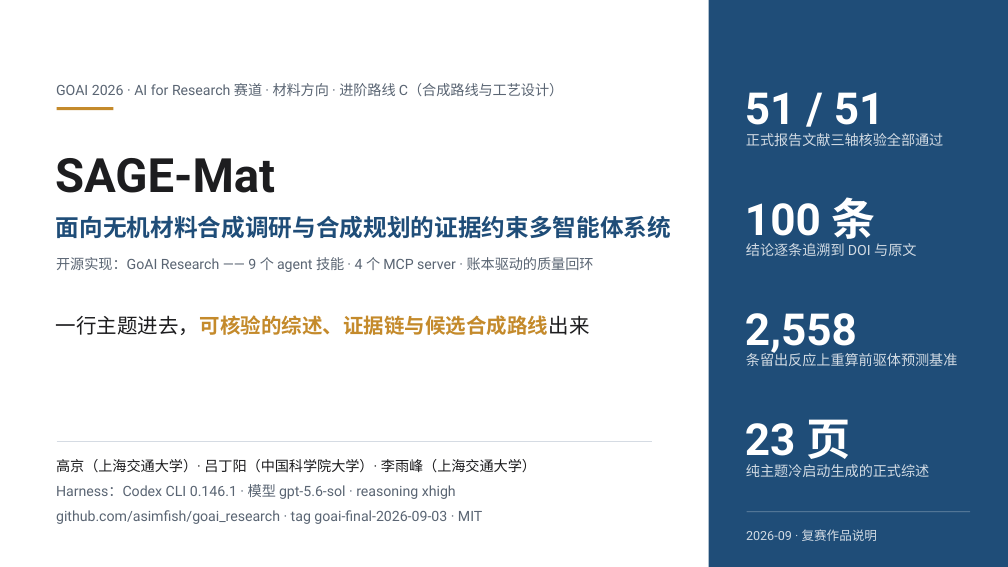
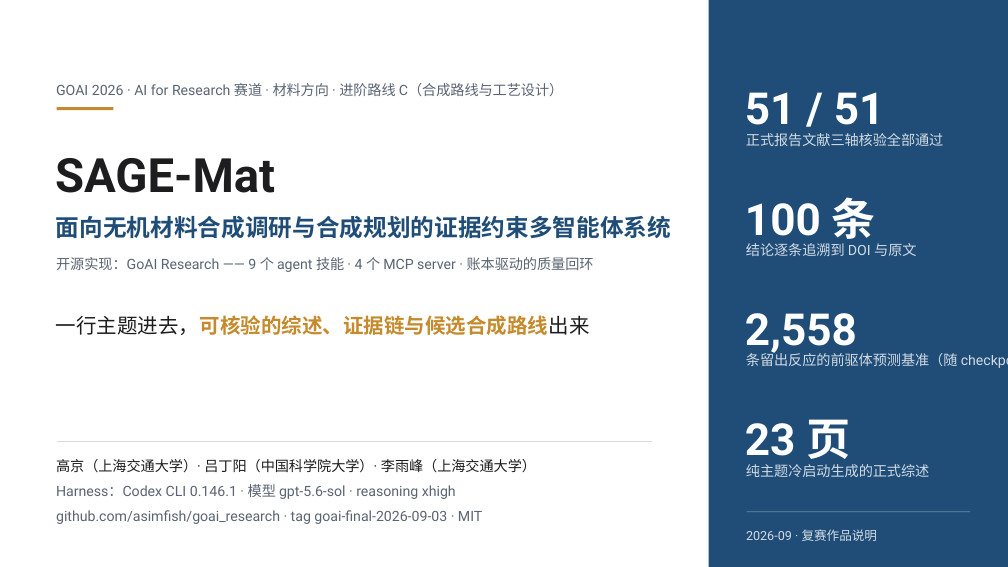
Before and after one commit to asimfish/goai_research, a slide deck: slide 1 of submission/goai_final/deck/SAGE-Mat_复赛方案说明.pptx. Drawn at 1008x567 pixels with LibreOffice and Linux fonts; fonts in the diff are those of the drawing. Boxes give left, top, right and bottom in pixels: in the first picture for what was removed or moved away, otherwise in the second. Text is boxed around its words. In the diff, an @@ line names an element or a change of style, - is before the commit and + after.

Commit message:
refactor: ship the retrosynthesis model as a minimal package with a CPU dry run
Drop the benchmark script and its derived metric files; the retro part now
consists only of the two checkpoints, the minimal load/predict code and the
precursor library. tools/retro_dry_run.py verifies checkpoint hashes and
predicts on CPU; install.sh --retro installs the CPU torch wheel by default
(GOAI_TORCH_INDEX overrides) so the dry run works in a clean environment.
Metrics in the report, deck and SUBMISSION.md are attributed to the shipped
checkpoint evaluation summaries instead of an in-repo recomputation.

```diff
--- a/submission/goai_final/deck/SAGE-Mat_复赛方案说明.pptx
+++ b/submission/goai_final/deck/SAGE-Mat_复赛方案说明.pptx
@@ text at (381,352,958,472): text changed @@
-条留出反应上重算前驱体预测基准
+条留出反应的前驱体预测基准（随 checkpoint 提交）
```
Also in this commit, not shown: 2 other slides changed, 28 other files.
